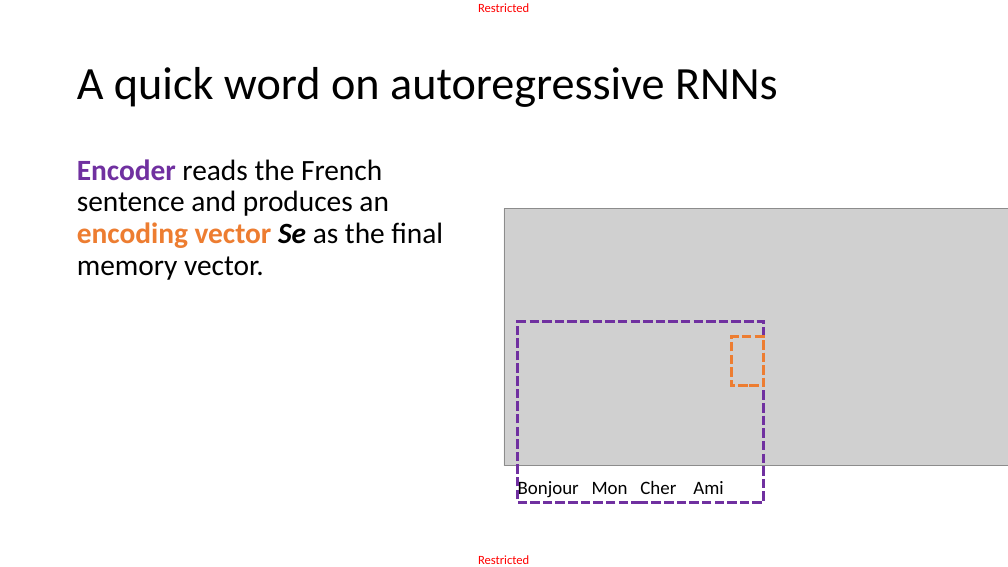
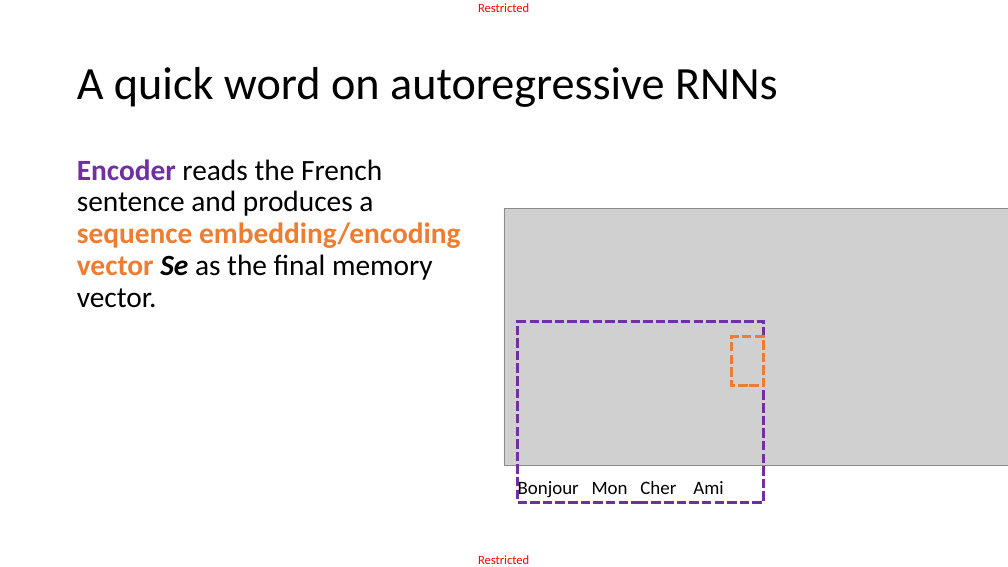
Before and after one commit to matthieudemari/SUTD_DL_50_039, a slide deck: slide 70 of W6/2. W6S2 final/W6S2.pptx (slide 67 before the commit). Drawn at 1008x567 pixels with LibreOffice and Linux fonts; fonts in the diff are those of the drawing; grey boxes stand for pictures. Boxes give left, top, right and bottom in pixels: in the first picture for what was removed or moved away, otherwise in the second. Text is boxed around its words. In the diff, an @@ line names an element or a change of style, - is before the commit and + after.

Commit message:
Updated materals for Week 6, adding visuals for memory vector and better explanations for one-to-many models and Seq2Seq models.

```diff
--- a/W6/2. W6S2 final/W6S2.pptx
+++ b/W6/2. W6S2 final/W6S2.pptx
@@ text at (77,159,460,308): text changed @@
-Encoder reads the French sentence and produces an encoding vector Se as the final memory vector.
+Encoder reads the French sentence and produces a sequence embedding/encoding vector Se as the final memory vector.
```
Also in this commit, not shown: 22 other slides changed, 3 slides added, 9 other files.
